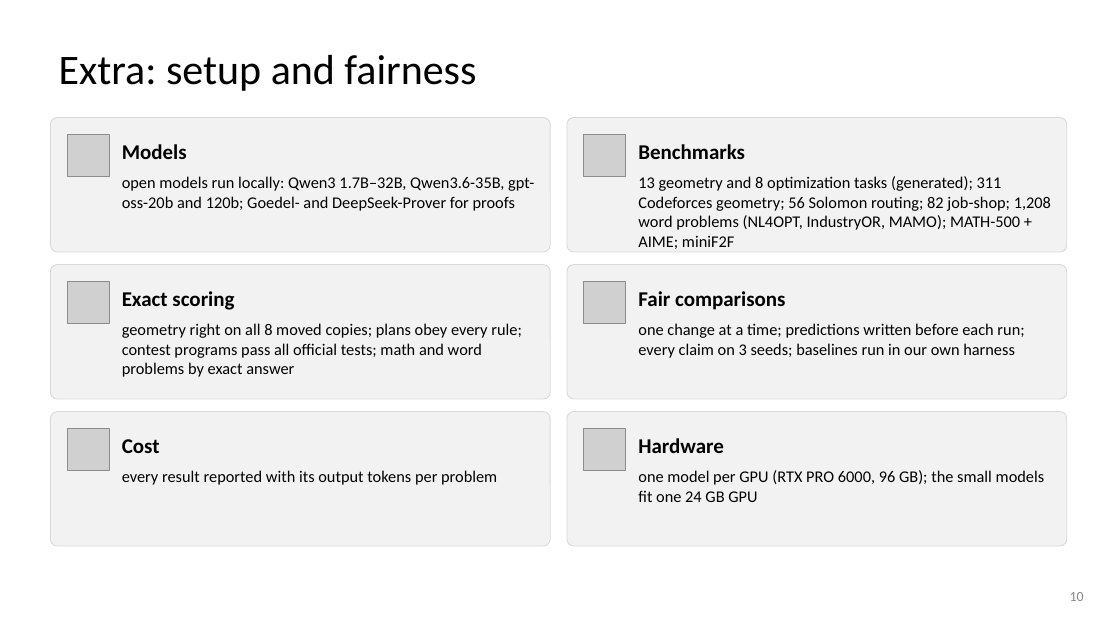
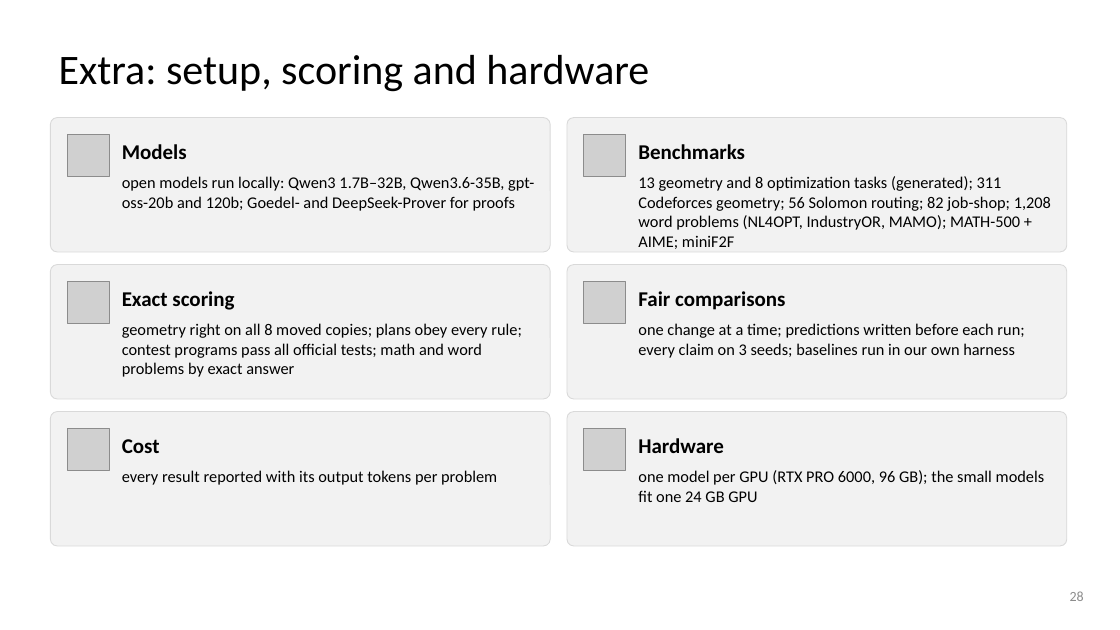
Before and after one commit to dlwns147/CSED490E_Project_Team5, a slide deck: slide 28 of PROPOSAL_slides.pptx (slide 10 before the commit). Drawn at 1120x630 pixels with LibreOffice and Linux fonts; fonts in the diff are those of the drawing; grey boxes stand for pictures. Boxes give left, top, right and bottom in pixels: in the first picture for what was removed or moved away, otherwise in the second. Text is boxed around its words. In the diff, an @@ line names an element or a change of style, - is before the commit and + after.

```diff
--- a/PROPOSAL_slides.pptx
+++ b/PROPOSAL_slides.pptx
@@ title at (59, 55, 649, 92): text changed @@
-Extra: setup and fairness
+Extra: setup, scoring and hardware
@@ page number at (1070, 591, 1084, 601): text changed @@
-10
+28
```
Also in this commit, not shown: 2 other slides changed, 6 slides added, 1 slide removed, 4 other files.
